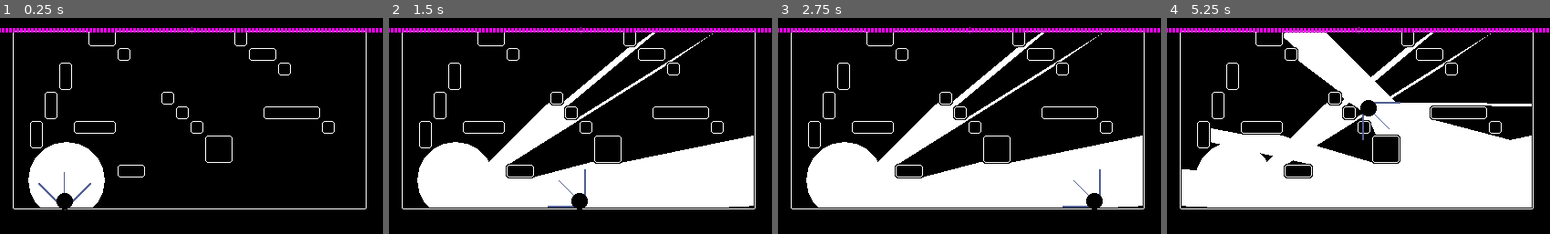
Above: before the commit, frames 1-4 (left to right).
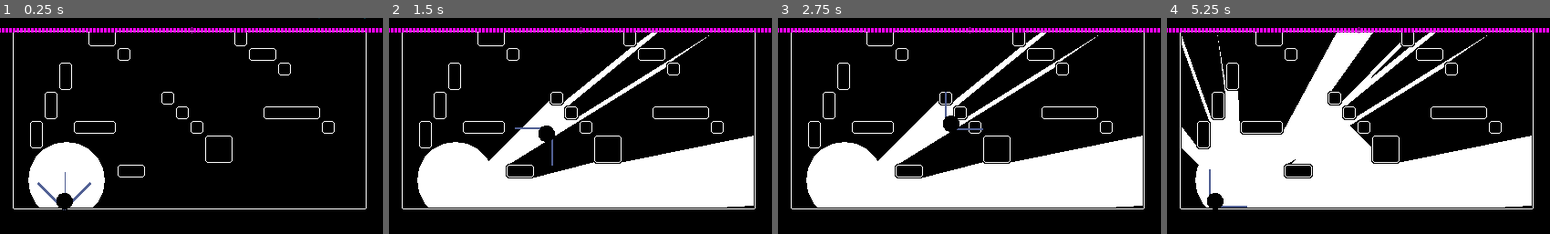
Above: after the commit, the same moments.

Repository: KingOfSpadesJFK/bhleg
Game: Godot game, scene res://levels/test_level.tscn
The game is run twice, just before and just after one commit, with the same random seed, the same clock (stepped at 60 frames per second) and the same inputs.
Inputs (mouse positions are in pixels of both pictures, inside the frame that each line leads up to):
- Up to frame 1 (0.25 s): no input
- Up to frame 2 (1.5 s): tap Enter at 0.5 s; move the mouse to (664, 117) at 0.52 s; press the mouse at (664, 117) at 0.53 s; hold D (player_right) 0.53-1.25 s; tap Space (player_jump) at 0.77 s; release the mouse at (664, 117) at 1.25 s; drag from (503, 138) to (561, 171) at 1.27 s
- Up to frame 3 (2.75 s): tap Space (player_jump) at 2 s; move the mouse to (1007, 78) at 2.02 s; press the mouse at (1007, 78) at 2.03 s; hold D (player_right) from 2.03 s (still down)
- Up to frame 4 (5.25 s): release D (player_right) at 2.75 s; release the mouse at (1396, 78) at 2.75 s; drag from (1339, 171) to (1243, 93) at 2.77 s; move the mouse to (1473, 160) at 3.52 s; press the mouse at (1473, 160) at 3.53 s; hold A (player_left) 3.53-4.25 s; tap Space (player_jump) at 3.77 s; release the mouse at (1473, 160) at 4.25 s; drag from (1243, 93) to (1301, 72) at 4.27 s; tap Enter at 5 s; move the mouse to (1377, 128) at 5.02 s; press the mouse at (1377, 128) at 5.03 s; hold A (player_left) from 5.03 s (still down)

The runs differ from the first frame. In frame 1, 0.1% of the frame differs, in the area x 7-96%, y 0-90%; in frame 2, 1.4%; in frame 3, 1.4%; in frame 4, 15%, in the area x 3-96%, y 6-89%.

Commit message:
laser beams implemented

Diff:
--- a/levels/test_level.tscn
+++ b/levels/test_level.tscn
@@ -1,10 +1,11 @@
-[gd_scene load_steps=7 format=3 uid="uid://bb8l5k2fjvhes"]
+[gd_scene load_steps=8 format=3 uid="uid://bb8l5k2fjvhes"]
 
 [ext_resource type="PackedScene" uid="uid://cy4oa4aji2qxu" path="res://scenes/player.tscn" id="2_butpl"]
 [ext_resource type="Script" path="res://scripts/shadow_body.gd" id="3_465bv"]
 [ext_resource type="TileSet" uid="uid://du3n7xwnm051j" path="res://assets/tileset.tres" id="3_ki0li"]
 [ext_resource type="Script" path="res://scripts/hud.gd" id="3_oirbf"]
 [ext_resource type="Script" path="res://scripts/cell_container.gd" id="4_rms5m"]
+[ext_resource type="PackedScene" uid="uid://bwdpxlkdq6g65" path="res://scenes/objects/laser_beam.tscn" id="6_e0d4d"]
 
 [sub_resource type="CircleShape2D" id="CircleShape2D_j7rlh"]
 radius = 42.0
@@ -72,3 +73,5 @@
 script = ExtResource("4_rms5m")
 red_cells = 10
 cyan_cells = 10
+
+[node name="LaserBeam" parent="." instance=ExtResource("6_e0d4d")]
--- a/project.godot
+++ b/project.godot
@@ -70,3 +70,4 @@
 renderer/rendering_method="gl_compatibility"
 renderer/rendering_method.mobile="gl_compatibility"
 2d/snap/snap_2d_transforms_to_pixel=true
+2d/snap/snap_2d_vertices_to_pixel=true
--- /dev/null
+++ b/scenes/objects/laser_beam.gd
@@ -0,0 +1,7 @@
+extends Node2D
+
+var speed: float = 3000.0
+
+
+func _physics_process(delta):
+	position += Vector2(cos(rotation), sin(rotation)) * speed * delta
--- /dev/null
+++ b/scenes/objects/laser_beam.tscn
@@ -0,0 +1,37 @@
+[gd_scene load_steps=5 format=3 uid="uid://bwdpxlkdq6g65"]
+
+[ext_resource type="Script" path="res://scenes/objects/laser_beam.gd" id="1_5ek2q"]
+[ext_resource type="Script" path="res://scripts/hurtbox.gd" id="1_cmlnt"]
+
+[sub_resource type="SegmentShape2D" id="SegmentShape2D_yy3s3"]
+a = Vector2(3.76463e-05, 6)
+b = Vector2(0.00015686, 25)
+
+[sub_resource type="Gradient" id="Gradient_eru4r"]
+colors = PackedColorArray(1, 1, 1, 1, 1, 1, 1, 0)
+
+[node name="LaserBeam" type="Node2D"]
+script = ExtResource("1_5ek2q")
+
+[node name="Hurtbox" type="Area2D" parent="."]
+collision_layer = 8
+collision_mask = 10
+script = ExtResource("1_cmlnt")
+
+[node name="CollisionShape2D" type="CollisionShape2D" parent="Hurtbox"]
+rotation = -1.57079
+shape = SubResource("SegmentShape2D_yy3s3")
+
+[node name="Line2D" type="Line2D" parent="."]
+rotation = -0.0188092
+points = PackedVector2Array(23.9958, 0.451395, 0, 0)
+width = 2.0
+default_color = Color(0, 0.788235, 1, 1)
+
+[node name="CPUParticles2D" type="CPUParticles2D" parent="."]
+lifetime = 0.15
+gravity = Vector2(0, 0)
+scale_amount_min = 2.0
+scale_amount_max = 2.0
+color = Color(0, 0.788235, 1, 1)
+color_ramp = SubResource("Gradient_eru4r")
--- a/scenes/player.tscn
+++ b/scenes/player.tscn
@@ -1,11 +1,15 @@
-[gd_scene load_steps=4 format=3 uid="uid://cy4oa4aji2qxu"]
+[gd_scene load_steps=6 format=3 uid="uid://cy4oa4aji2qxu"]
 
 [ext_resource type="Script" path="res://scripts/player.gd" id="1_j74i2"]
+[ext_resource type="Script" path="res://scripts/hitbox.gd" id="2_wedjy"]
 
 [sub_resource type="SphereMesh" id="SphereMesh_ful5p"]
 
 [sub_resource type="CircleShape2D" id="CircleShape2D_hw20r"]
 radius = 7.0
+
+[sub_resource type="CircleShape2D" id="CircleShape2D_eagm6"]
+radius = 9.0
 
 [node name="Player" type="CharacterBody2D"]
 script = ExtResource("1_j74i2")
@@ -32,6 +36,9 @@
 width = 1.5
 default_color = Color(0.315749, 0.378573, 0.580516, 1)
 
+[node name="BeamPoint" type="Marker2D" parent="FlashAnchor"]
+position = Vector2(10, 0)
+
 [node name="MeshInstance2D" type="MeshInstance2D" parent="."]
 modulate = Color(0, 0, 0, 1)
 position = Vector2(0, 4.51671e-06)
@@ -43,3 +50,14 @@
 
 [node name="CooldownTimer" type="Timer" parent="."]
 one_shot = true
+
+[node name="HitBox" type="Area2D" parent="."]
+collision_layer = 2
+collision_mask = 8
+script = ExtResource("2_wedjy")
+
+[node name="CollisionShape2D" type="CollisionShape2D" parent="HitBox"]
+shape = SubResource("CircleShape2D_eagm6")
+debug_color = Color(0.854728, 0.32944, 0.435656, 0.42)
+
+[connection signal="hit" from="HitBox" to="." method="_on_hit_box_hit"]
--- a/scripts/bhleg.gd
+++ b/scripts/bhleg.gd
@@ -20,7 +20,7 @@
 @onready var fade_out_options = SceneManager.create_options(fade_out_speed, fade_out_pattern, fade_out_smoothness, fade_out_inverted)
 @onready var fade_in_options = SceneManager.create_options(fade_in_speed, fade_in_pattern, fade_in_smoothness, fade_in_inverted)
 @onready var general_options = SceneManager.create_general_options(color, timeout, clickable, add_to_back)
-var current_scene: String
+@onready var current_scene: String = SceneManager._current_scene
 var _spawn_args: Dictionary
 
 func minv(curvec,newvec): return Vector2(min(curvec.x,newvec.x),min(curvec.y,newvec.y))
@@ -54,3 +54,10 @@
 	await SceneManager.fade_in_finished
 	# get_tree().paused = false
 	current_scene = scene
+
+
+### Reloads the current scene.
+### Relies on the SceneManager addon.
+#	args: A dictionary of arguments to pass down
+func reload_scene(args: Dictionary = {}):
+	change_scene(current_scene, args)
--- /dev/null
+++ b/scripts/hitbox.gd
@@ -0,0 +1,11 @@
+extends Area2D
+class_name HitBox
+
+var invincible: bool
+
+signal hit
+
+
+func damage():
+	if !invincible:
+		hit.emit()
--- /dev/null
+++ b/scripts/hurtbox.gd
@@ -0,0 +1,10 @@
+extends Area2D
+class_name Hurtbox
+
+signal hurt
+
+func _physics_process(_delta):
+	for area: Area2D in get_overlapping_areas():
+		if area is HitBox:
+			hurt.emit()
+			area.damage()
--- a/scripts/player.gd
+++ b/scripts/player.gd
@@ -2,7 +2,7 @@
 class_name Player
 
 
-const SPEED = 200.0
+const SPEED = 150.0
 const JUMP_VELOCITY = -400.0
 const FLASH_RAY_LENGTH = 1000.0
 const FLASH_SPREAD = 90.0			# How wide the area of flash should be (in degrees)
@@ -217,3 +217,9 @@
 		result = q
 
 	return result
+
+
+
+func _on_hit_box_hit():
+	queue_free()
+	pass # Replace with function body.
